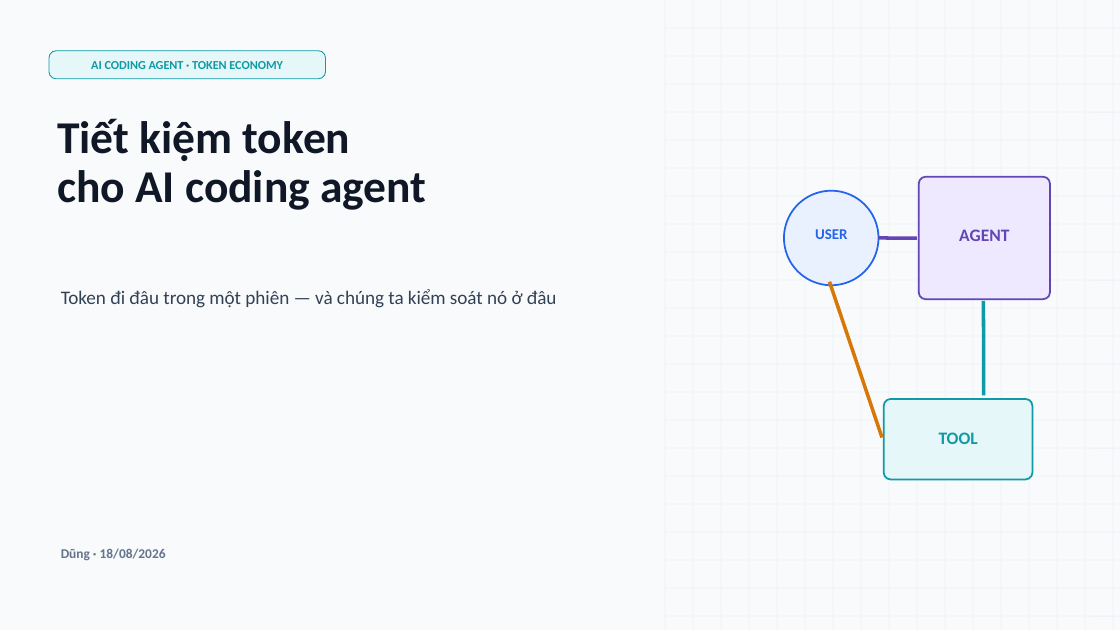
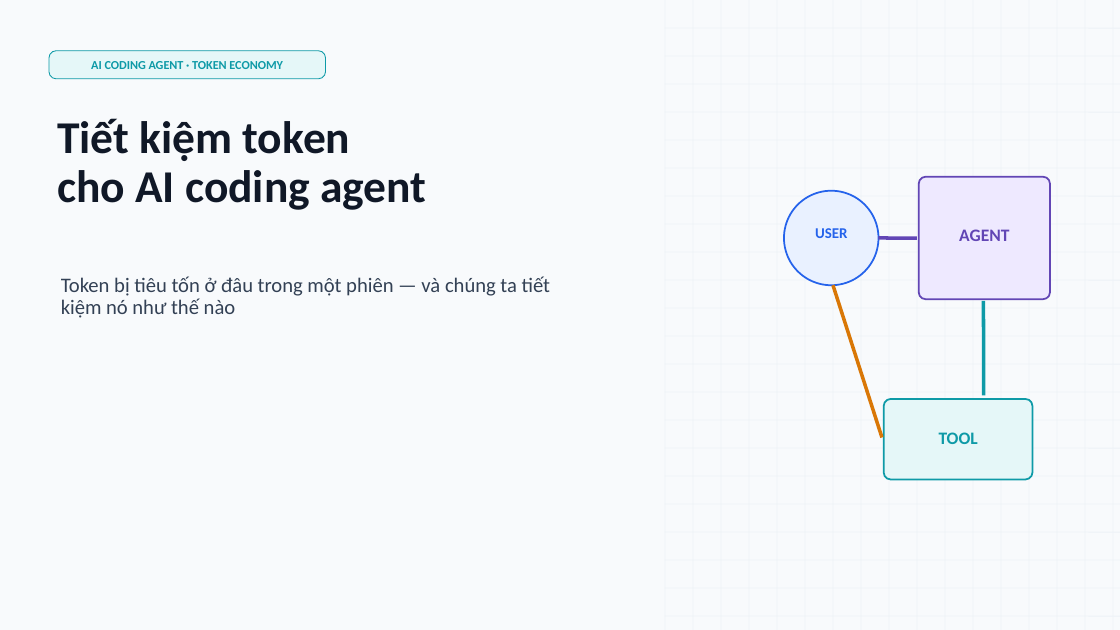
Before and after one commit to dungnm02/token-optimizer, a slide deck: slide 1 of slides/token-optimizer-reworked-deck.pptx. Drawn at 1120x630 pixels with LibreOffice and Linux fonts; fonts in the diff are those of the drawing. Boxes give left, top, right and bottom in pixels: in the first picture for what was removed or moved away, otherwise in the second. Text is boxed around its words. In the diff, an @@ line names an element or a change of style, - is before the commit and + after.

```diff
--- a/slides/token-optimizer-reworked-deck.pptx
+++ b/slides/token-optimizer-reworked-deck.pptx
@@ text at (x1=61, y1=276, x2=550, y2=318): text changed; size 16.4 to 17.7 pt @@
-Token đi đâu trong một phiên — và chúng ta kiểm soát nó ở đâu
+Token bị tiêu tốn ở đâu trong một phiên — và chúng ta tiết kiệm nó như thế nào
@@ line moved from (830, 281) - (882, 438) to (833, 286) - (882, 438) @@
@@ text removed at (x1=61, y1=548, x2=166, y2=560) @@
-Dũng · 18/08/2026
```
Also in this commit, not shown: 18 other slides changed, 2 slides added, 1 slide removed.
